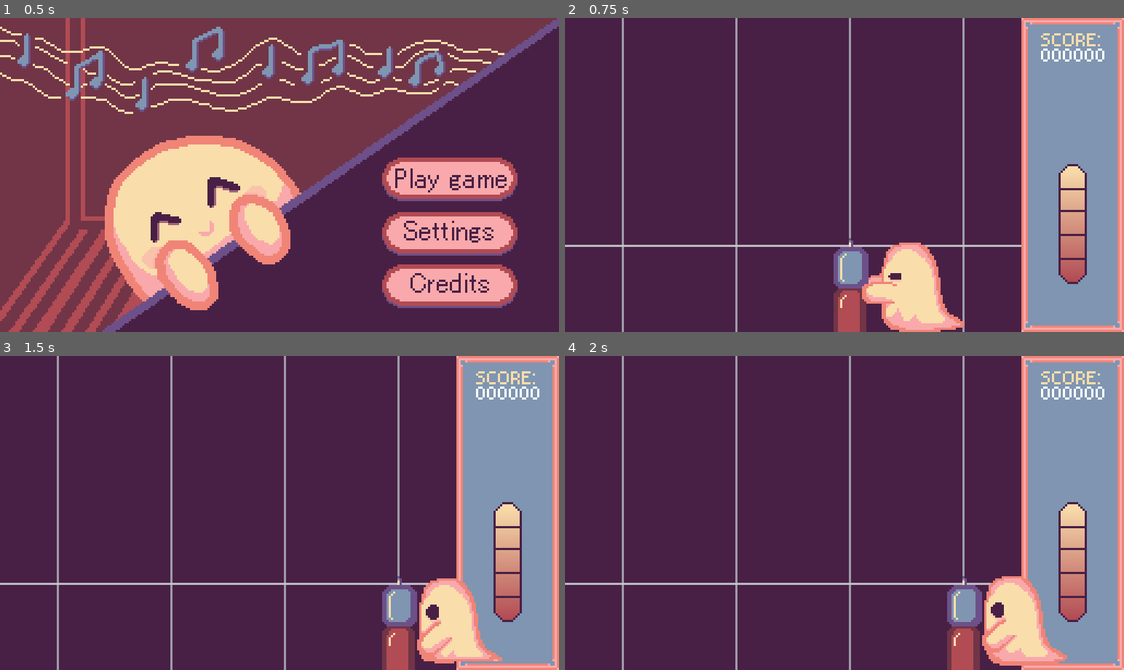
Above: before the commit, frames 1-4 (two rows, left to right).
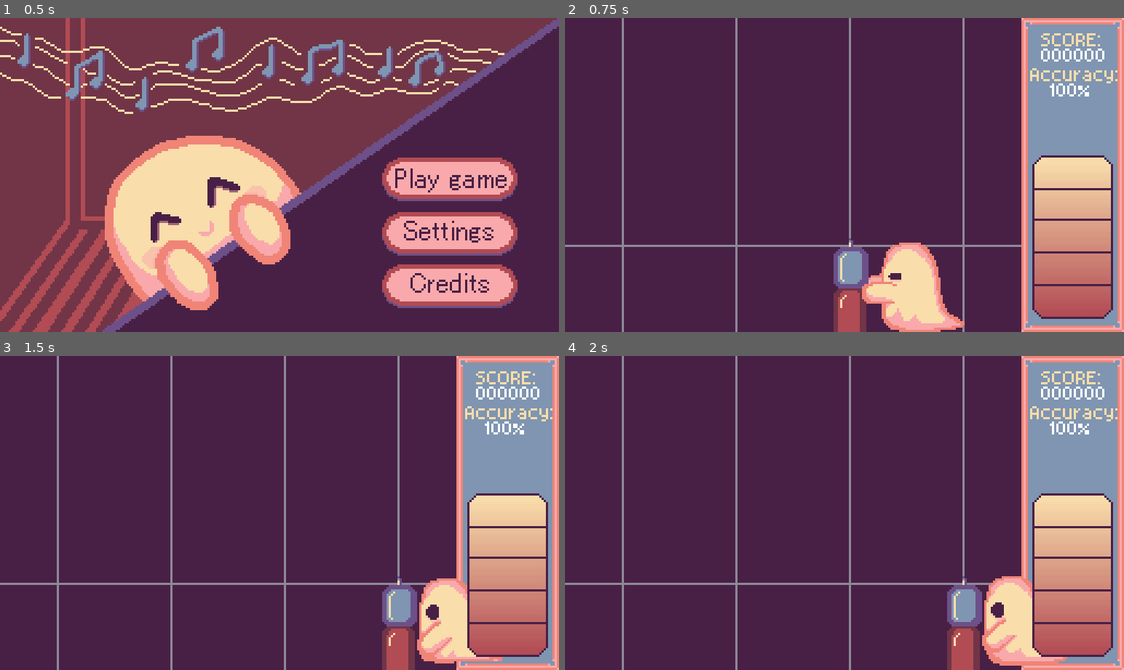
Above: after the commit, the same moments.

Repository: Arturilumae/Shapes
Game: Godot game, scene res://Scenes/MainMenu.tscn
Same seed, same stepped clock (60 frames per second), same inputs: the game is played once before the commit and once after it. Sound files missing from this copy of the repository are replaced by a short silence.
Inputs (mouse positions are in pixels of both pictures, inside the frame that each line leads up to):
- Up to frame 1 (0.5 s): no input
- Up to frame 2 (0.75 s): click (1012, 178) at 0.5 s
- Up to frame 3 (1.5 s): tap Enter (ui_accept) at 1.25 s; hold E (hop_right) from 1.28 s (still down)
- Up to frame 4 (2 s): keep holding E (hop_right); tap Enter (ui_accept) at 1.52 s

Frame 1 is identical in both runs. In frame 2, 7.2% of the frame differs, in the area x 0-99%, y 15-96%; in frame 3, 7.2%; in frame 4, 7.2%.

Commit message:
eluds suured

Diff:
--- a/shapes/Scenes/main.tscn
+++ b/shapes/Scenes/main.tscn
@@ -219,15 +219,19 @@
 
 [sub_resource type="AtlasTexture" id="AtlasTexture_uud5k"]
 atlas = ExtResource("6_21xkr")
-region = Rect2(207, 61, 13, 55)
+region = Rect2(214, 63, 37, 75)
 
 [sub_resource type="AtlasTexture" id="AtlasTexture_c2wqx"]
 atlas = ExtResource("6_21xkr")
-region = Rect2(225, 61, 13, 55)
+region = Rect2(168, 64, 37, 75)
 
 [sub_resource type="AtlasTexture" id="AtlasTexture_7wphs"]
 atlas = ExtResource("6_21xkr")
 region = Rect2(214, 6, 27, 6)
+
+[sub_resource type="AtlasTexture" id="AtlasTexture_k2e45"]
+atlas = ExtResource("6_21xkr")
+region = Rect2(207, 20, 40, 7)
 
 [node name="Main" type="Node2D" unique_id=356827938]
 script = ExtResource("1_bo1nx")
@@ -264,10 +268,10 @@
 
 [node name="HealthBar" type="TextureProgressBar" parent="UI" unique_id=1184322789]
 unique_name_in_owner = true
-offset_left = 226.0
-offset_top = 67.0
-offset_right = 239.0
-offset_bottom = 122.0
+offset_left = 214.0
+offset_top = 63.0
+offset_right = 251.0
+offset_bottom = 138.0
 value = 50.0
 fill_mode = 3
 texture_over = SubResource("AtlasTexture_uud5k")
@@ -295,4 +299,30 @@
 offset_bottom = 11.501999
 theme_override_fonts/font = ExtResource("8_ynf5e")
 theme_override_font_sizes/font_size = 7
+text = "1"
 horizontal_alignment = 1
+
+[node name="Accrucy" type="TextureRect" parent="UI" unique_id=379596229]
+offset_left = 213.0
+offset_top = 23.0
+offset_right = 253.0
+offset_bottom = 30.0
+texture = SubResource("AtlasTexture_k2e45")
+stretch_mode = 4
+
+[node name="AccuracyLabel" type="Label" parent="UI/Accrucy" unique_id=824150968]
+unique_name_in_owner = true
+layout_mode = 1
+anchors_preset = -1
+anchor_left = 0.5
+anchor_top = 3.0830002
+anchor_right = 0.5
+anchor_bottom = 3.0830002
+offset_left = -15.0
+offset_top = -14.581001
+offset_right = 12.0
+offset_bottom = 8.418999
+theme_override_fonts/font = ExtResource("8_ynf5e")
+theme_override_font_sizes/font_size = 7
+text = "1"
+horizontal_alignment = 1
--- a/shapes/Scripts/game.gd
+++ b/shapes/Scripts/game.gd
@@ -15,9 +15,8 @@
 #region Konstandid
 
 const LANES := 4
-const LINE_COLOR := Color("5dc8ff")
-const LINE_HIT_COLOR := Color("7dff8a")
-const LINE_MISS_COLOR := Color("84001dff")
+const LINE_HIT_COLOR := Color("7f95b1")
+const LINE_MISS_COLOR := Color("492045")
 
 const FRAME := 1.0 / 60.0         # üks mängukaader (60 FPS)
 # Ülemineku täpsus vastavalt sellele, mitu kaadrit mööda:
@@ -70,6 +69,7 @@
 @onready var judge_label: Label = get_node_or_null("JudgeLabel")
 @onready var health_bar: Range = get_node_or_null("%HealthBar")
 @onready var score_label: Label = get_node_or_null("%ScoreLabel")
+@onready var accuracy_label: Label = get_node_or_null("%AccuracyLabel")
 
 #endregion
 
@@ -155,12 +155,7 @@
 
 
 ## Rajajooned ja löögijoon (abijooned).
-func _draw() -> void:
-	var h := get_viewport_rect().size.y
-	for lane in LANES:
-		var x := lane_x(lane) + 0.5
-		draw_line(Vector2(x, 0), Vector2(x, h), Color(1, 1, 1, 0.15), 1.0)
-	draw_line(Vector2(0, hit_line_y + 0.5), Vector2(play_width, hit_line_y + 0.5), Color(1, 1, 1, 0.4), 1.0)
+
 
 #endregion
 
@@ -396,7 +391,6 @@
 			hop.tex = line_left if hop.to_left else line_right
 			hop.jumped = jumped
 			hop.step = lane_spacing
-			hop.color = LINE_COLOR
 			# Nullpunkt on vasakpoolsema raja keskjoon, raja vahetuse kõrgusel
 			hop.position = Vector2(mini(xa, xb), mid)
 			hop.z_index = 1   # sirgete joonte peale, et ääred jääksid õigeks
@@ -409,7 +403,6 @@
 			diag.tex = line_diag_right if diag.down_right else line_diag_left
 			diag.jumped = jumped
 			diag.step = lane_spacing
-			diag.color = LINE_COLOR
 			# Nullpunkt on ülemine ots (hilisema raja keskjoon)
 			diag.position = Vector2(xb, mid - half)
 			track.add_child(diag)
@@ -435,7 +428,6 @@
 
 		var piece := StraightPiece.new()
 		piece.tex = line_straight
-		piece.color = LINE_COLOR
 		piece.height = maxi(0, bottom - top)
 		piece.position = Vector2(x, top)
 		track.add_child(piece)
@@ -640,6 +632,10 @@
 		health_bar.value = current_health
 	if score_label:
 		score_label.text = "%06d" % int(score)
+	if accuracy_label:
+		# Enne esimest hinnatud joont näita 100%
+		var acc := accuracy_percent() if acc_count > 0 else 100.0
+		accuracy_label.text = "%d%%" % int(acc)
 
 
 func _update_judge_label() -> void:
Binary file changed: shapes/Art/elud.png
Not shown, changed: shapes/Art/elud.png.import
Not shown: 1 places in shapes/Scenes/main.tscn that only renumber resources
